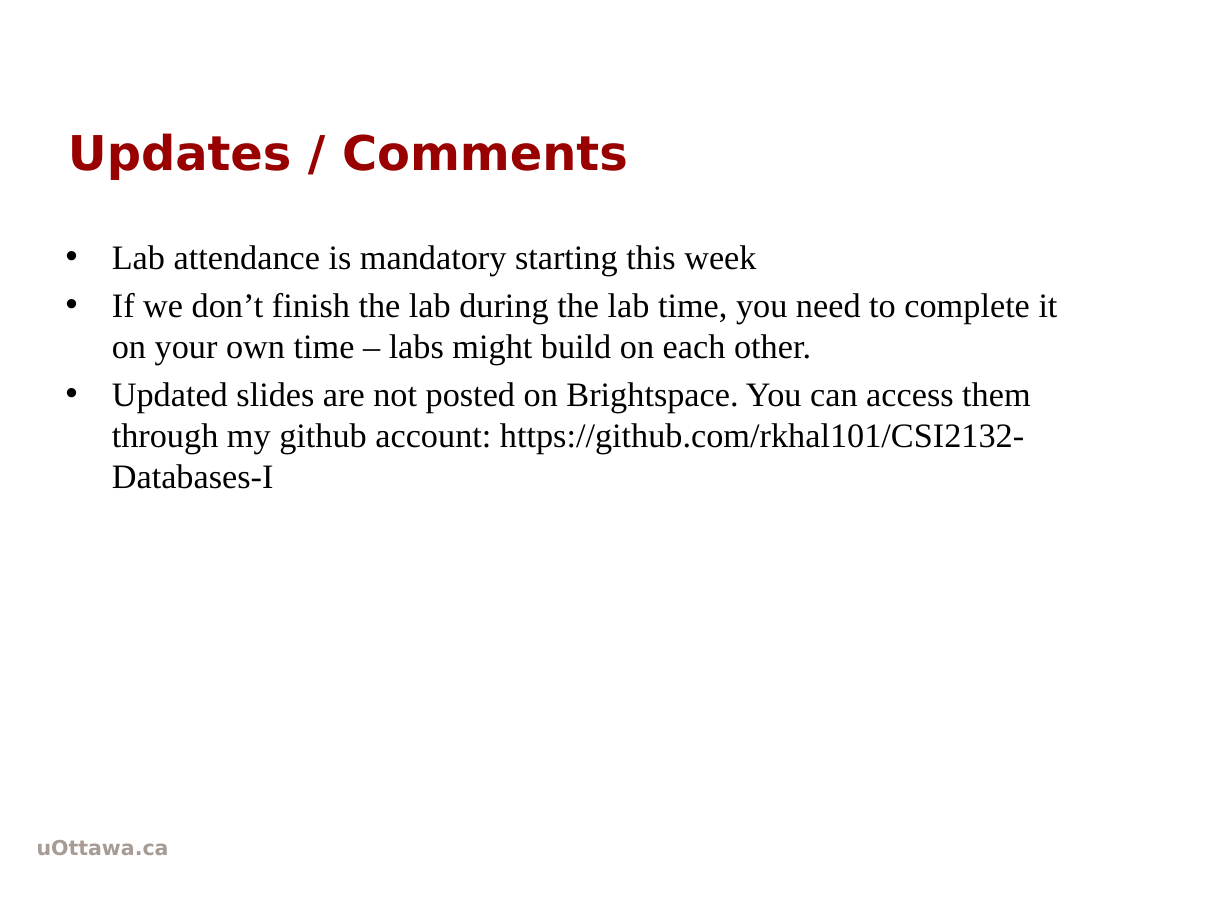
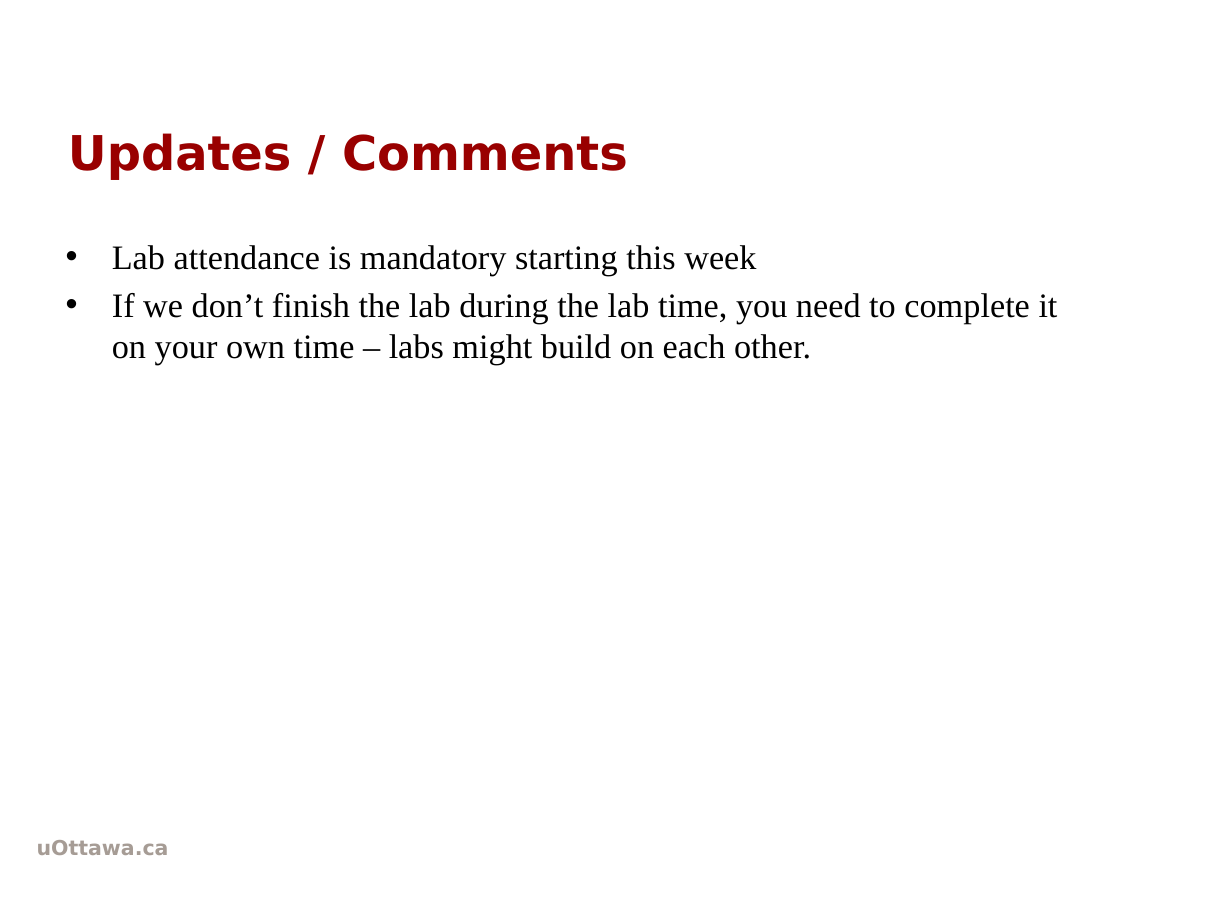
Before and after one commit to rkhal101/CSI2132-Databases-I, a slide deck: slide 2 of labs/lab2/lab2.pptx. Drawn at 1232x924 pixels with LibreOffice and Linux fonts; fonts in the diff are those of the drawing; background and template pictures are left out. Boxes give left, top, right and bottom in pixels: in the first picture for what was removed or moved away, otherwise in the second. Text is boxed around its words. In the diff, an @@ line names an element or a change of style, - is before the commit and + after.

```diff
--- a/labs/lab2/lab2.pptx
+++ b/labs/lab2/lab2.pptx
@@ text at [112,382,1030,489]: paragraph removed @@
-• Updated slides are not posted on Brightspace. You can access them through my github account: https://github.com/rkhal101/CSI2132-Databases-I
```
Also in this commit, not shown: 4 slides removed, 3 other files.
